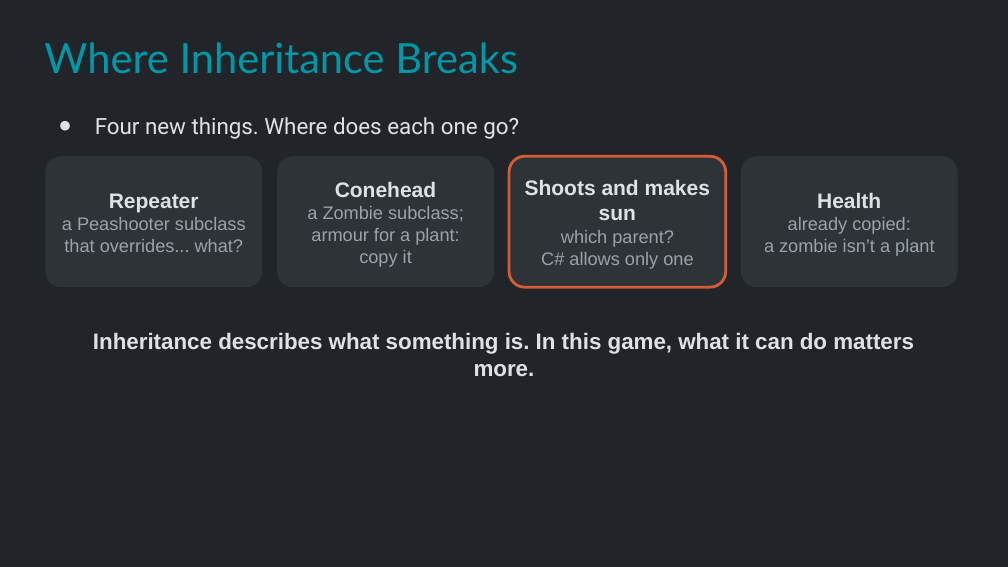
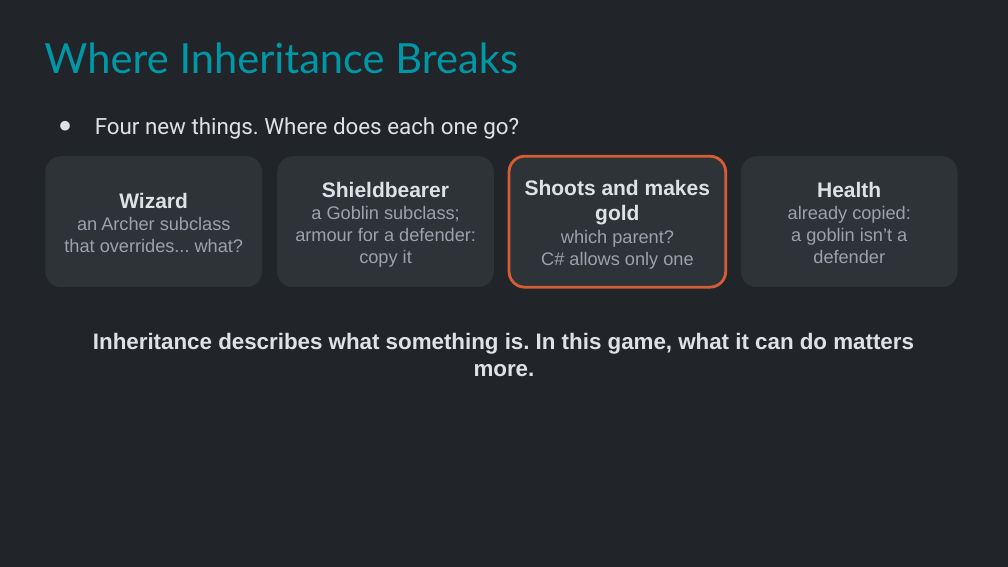
Before and after one commit to Metamate/gar, a slide deck: slide 11 of slides/09 Plants vs. Zombies.pptx. Drawn at 1008x567 pixels with LibreOffice and Linux fonts; fonts in the diff are those of the drawing. Boxes give left, top, right and bottom in pixels: in the first picture for what was removed or moved away, otherwise in the second. Text is boxed around its words. In the diff, an @@ line names an element or a change of style, - is before the commit and + after.

```diff
--- a/slides/09 Plants vs. Zombies.pptx
+++ b/slides/09 Plants vs. Zombies.pptx
@@ text in rounded rectangle at box(77, 193, 231, 230): text changed @@
-Repeater
-a Peashooter subclass
+Wizard
+an Archer subclass
@@ text in rounded rectangle at box(295, 182, 476, 267): text changed @@
-Conehead
-a Zombie subclass;
-armour for a plant: copy it
+Shieldbearer
+a Goblin subclass;
+armour for a defender: copy it
@@ text in rounded rectangle at box(525, 180, 710, 225): text changed @@
-Shoots and makes sun
+Shoots and makes gold
@@ text in rounded rectangle at box(791, 228, 907, 263): text changed @@
-a zombie isn’t a plant
+a goblin isn’t a defender
```
Also in this commit, not shown: 23 other slides changed, 8 other files.
